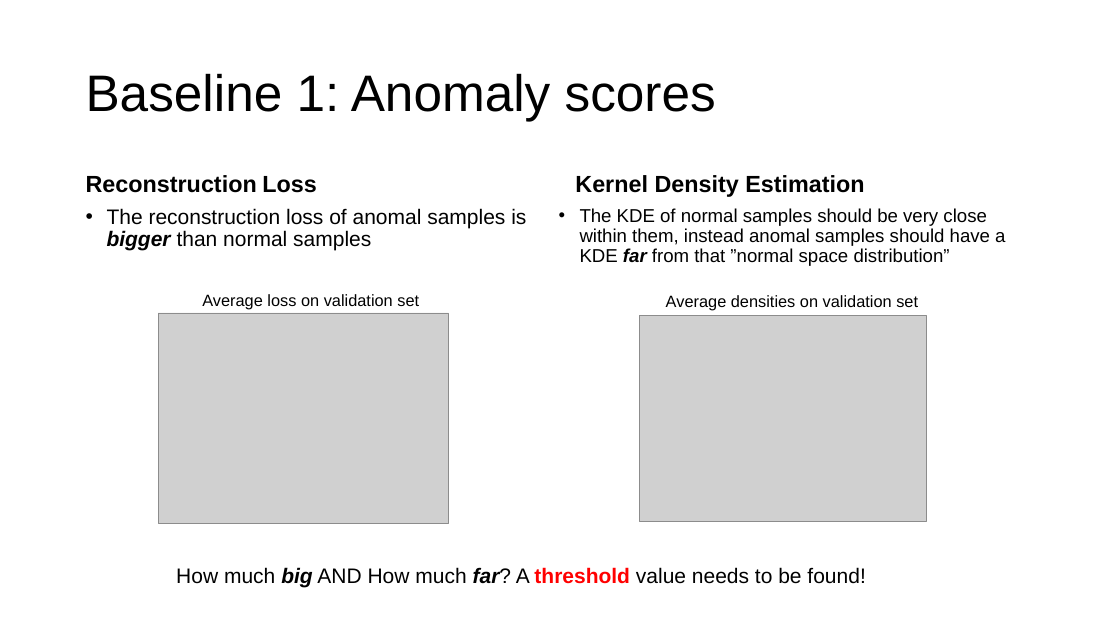
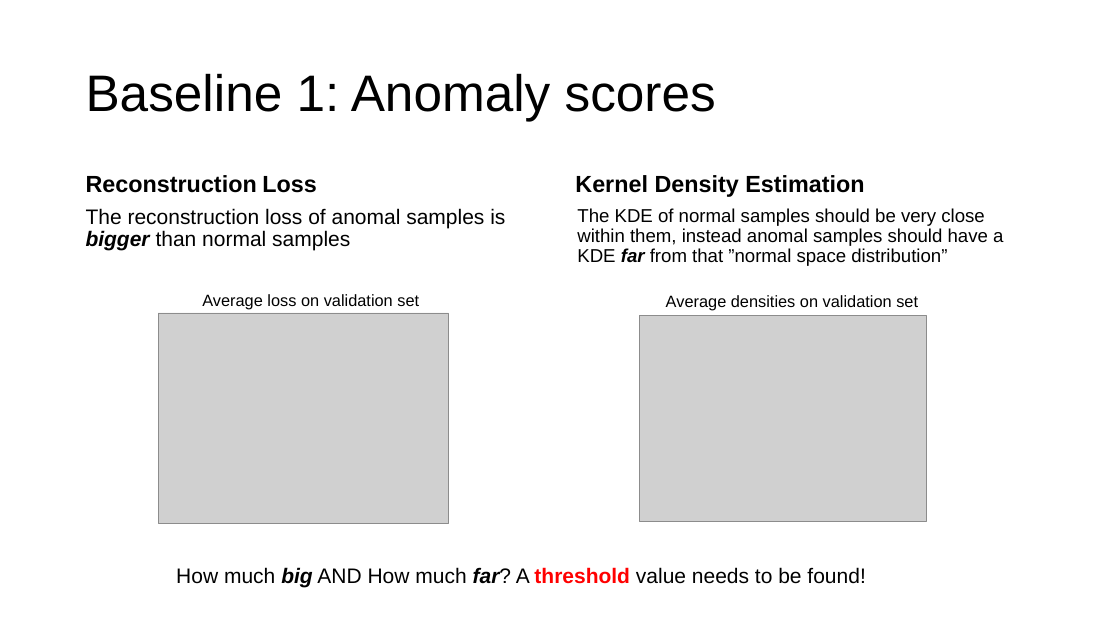
Before and after one commit to alessiapontiggia/DL-project, a slide deck: slide 7 of presentation.pptx. Drawn at 1120x630 pixels with LibreOffice and Linux fonts; fonts in the diff are those of the drawing; grey boxes stand for pictures. Boxes give left, top, right and bottom in pixels: in the first picture for what was removed or moved away, otherwise in the second. Text is boxed around its words. In the diff, an @@ line names an element or a change of style, - is before the commit and + after.

```diff
--- a/presentation.pptx
+++ b/presentation.pptx
@@ text "The reconstruction loss of anomal ..." at [86,208,505,251]: bullet • to none @@
@@ text "The KDE of normal samples ..." at [577,208,1003,266]: bullet • to none @@
```
Also in this commit, not shown: 12 other slides changed.
